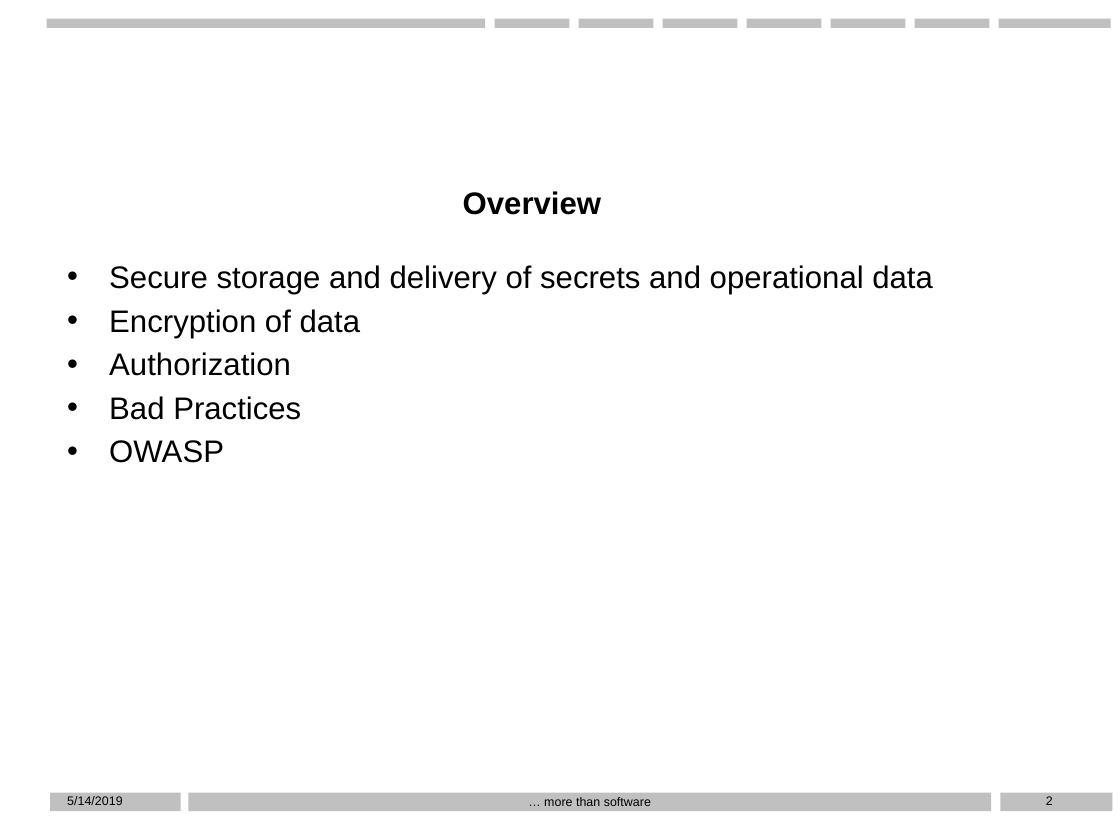
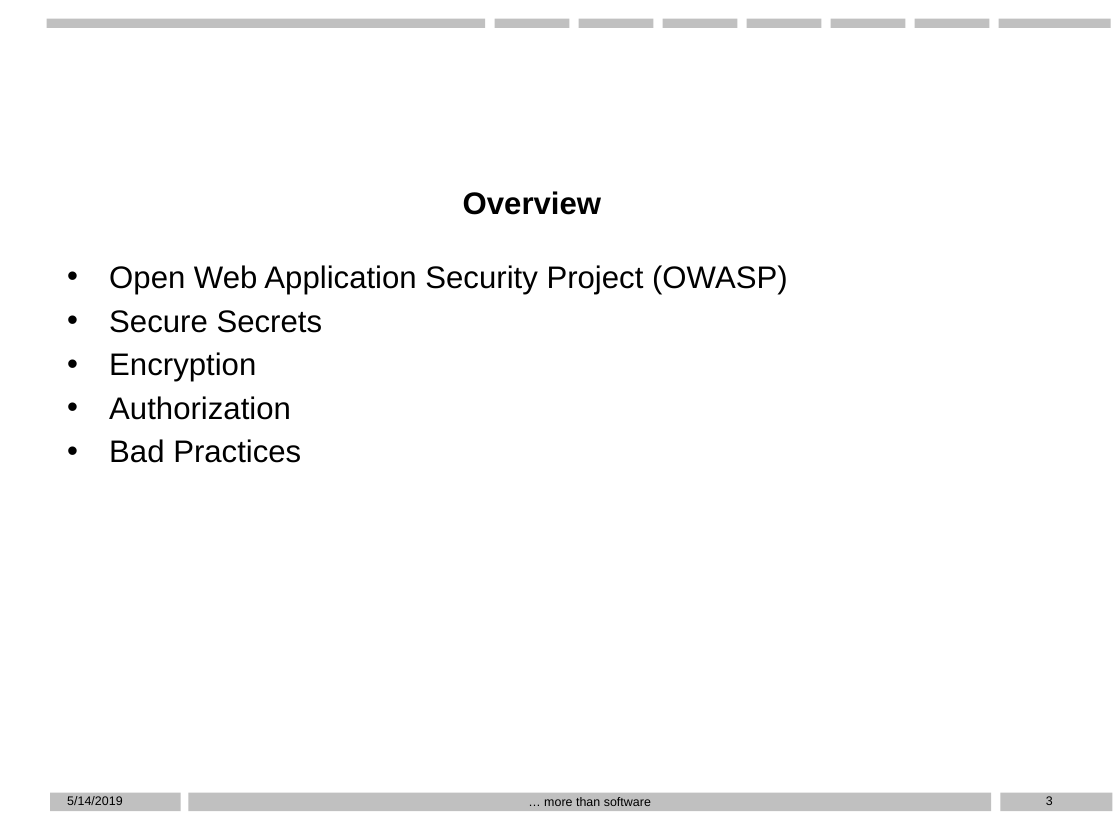
Before and after one commit to D76X/WPPresentation, a slide deck: slide 3 of Presentation.pptx (slide 2 before the commit). Drawn at 1120x840 pixels with LibreOffice and Linux fonts; fonts in the diff are those of the drawing; background and template pictures are left out. Boxes give left, top, right and bottom in pixels: in the first picture for what was removed or moved away, otherwise in the second. Text is boxed around its words. In the diff, an @@ line names an element or a change of style, - is before the commit and + after.

```diff
--- a/Presentation.pptx
+++ b/Presentation.pptx
@@ text at (109, 265, 788, 382): text changed @@
-• Secure storage and delivery of secrets and operational data
-• Encryption of data
+• Open Web Application Security Project (OWASP)
+• Secure Secrets
+• Encryption
@@ text at (109, 440, 224, 463): paragraph removed @@
-• OWASP
```
Also in this commit, not shown: 9 other slides changed, 8 slides added, 3 slides removed, 2 other files.
